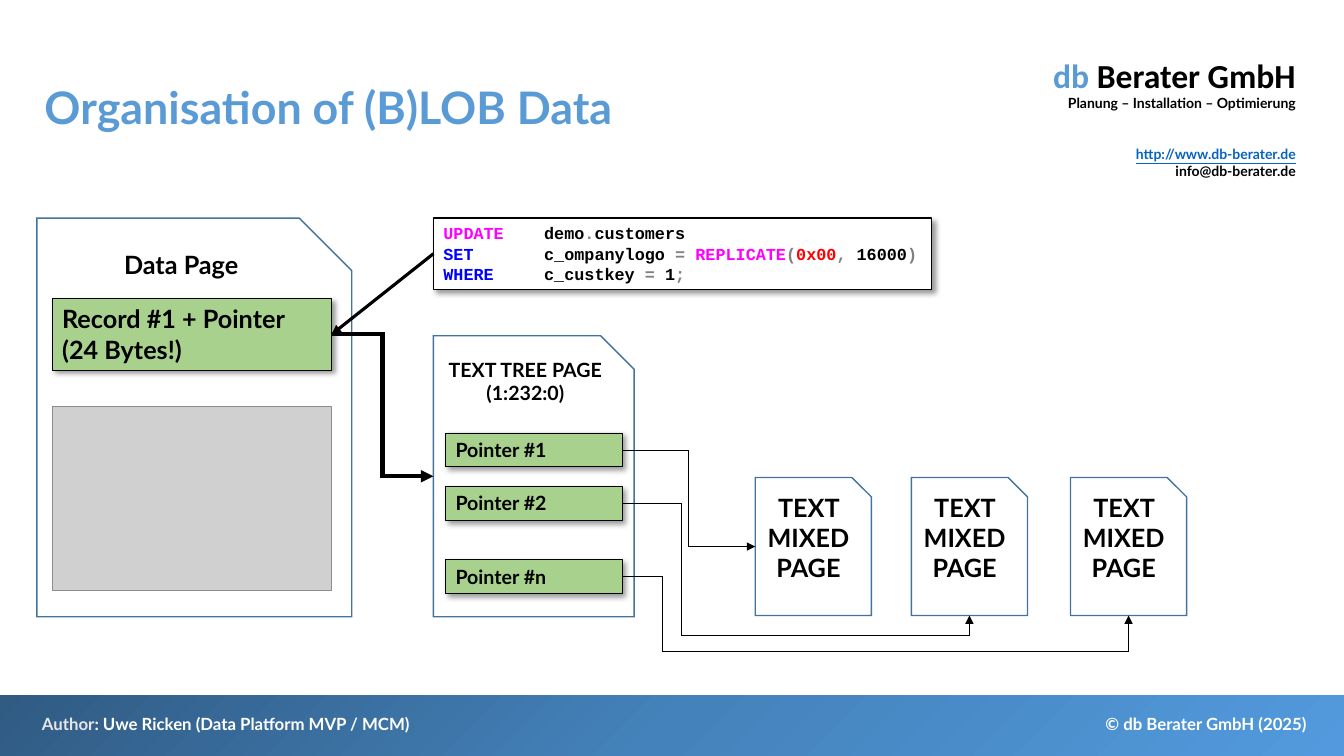
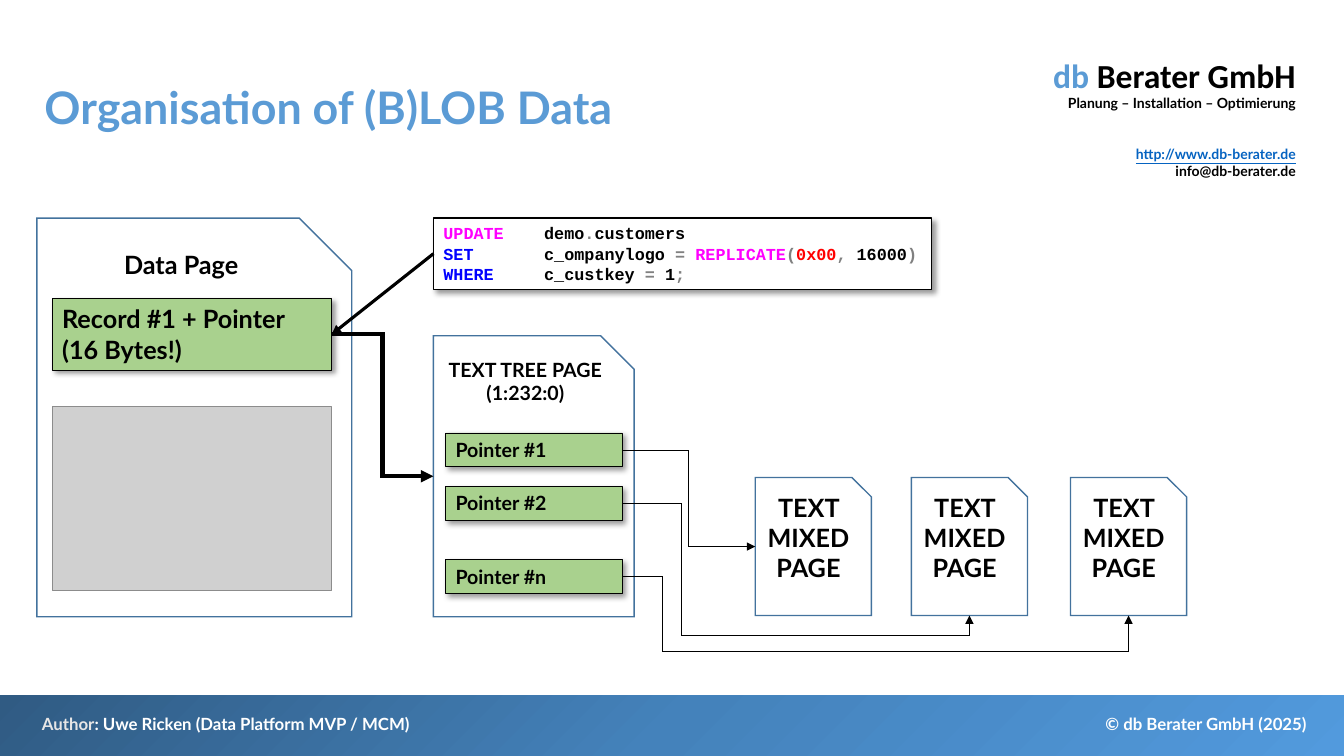
Before and after one commit to db-berater/handling-lob-data, a slide deck: slide 18 of 01 - Documents and Preparation/LOB Data Management.pptx. Drawn at 1344x756 pixels with LibreOffice and Linux fonts; fonts in the diff are those of the drawing; grey boxes stand for pictures. Boxes give left, top, right and bottom in pixels: in the first picture for what was removed or moved away, otherwise in the second. Text is boxed around its words. In the diff, an @@ line names an element or a change of style, - is before the commit and + after.

```diff
--- a/01 - Documents and Preparation/LOB Data Management.pptx
+++ b/01 - Documents and Preparation/LOB Data Management.pptx
@@ text in rectangle at (62, 309, 285, 363): text changed @@
-Record #1 + Pointer (24 Bytes!)
+Record #1 + Pointer (16 Bytes!)
```
Also in this commit, not shown: 3 other slides changed, 5 other files.
